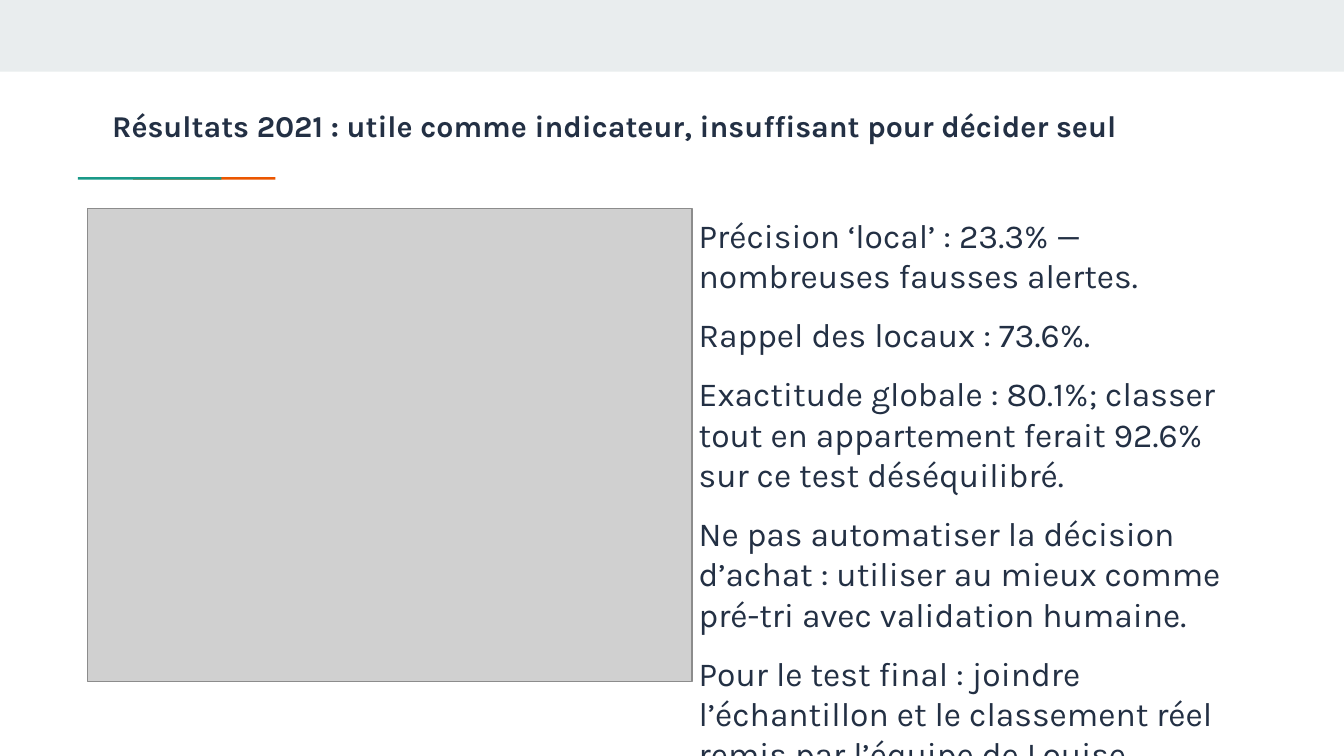
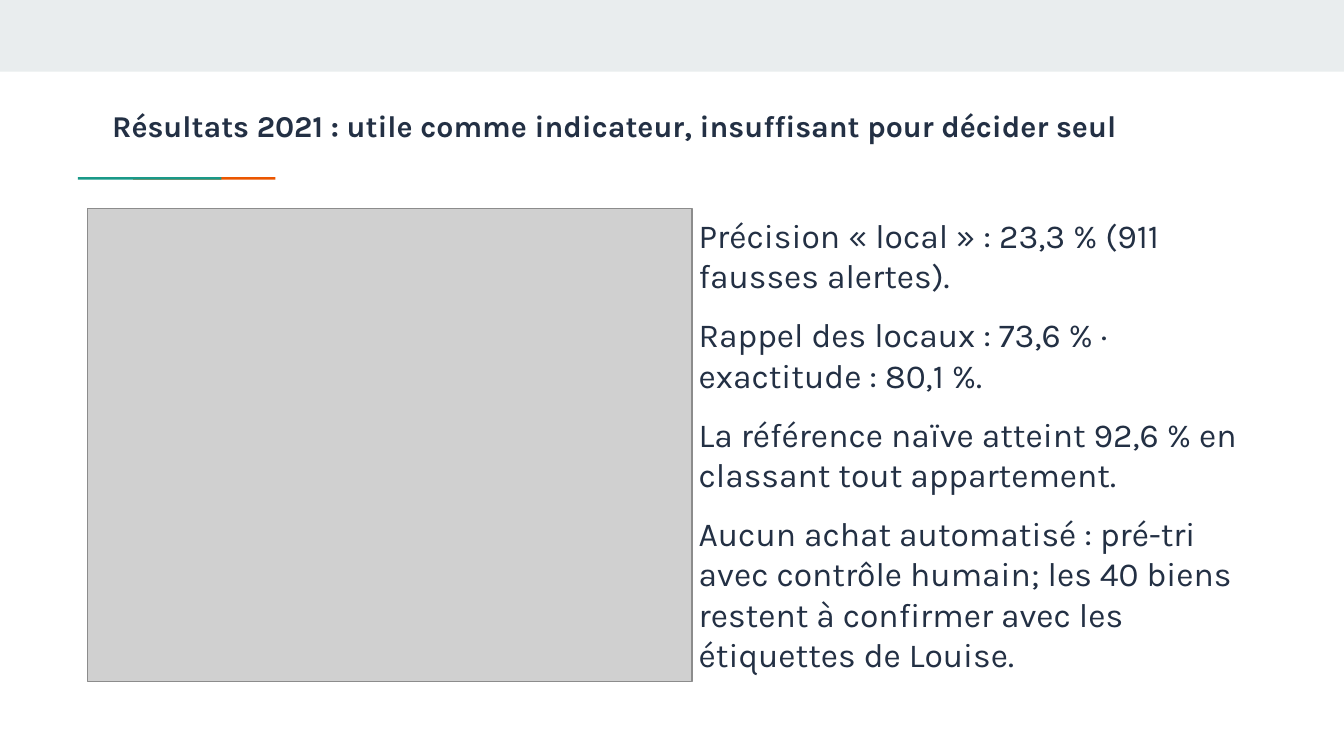
Before and after one commit to steve57000/p8, a slide deck: slide 9 of livrables/Bell_Steve_2_presentation_102026.pptx. Drawn at 1344x756 pixels with LibreOffice and Linux fonts; fonts in the diff are those of the drawing; grey boxes stand for pictures. Boxes give left, top, right and bottom in pixels: in the first picture for what was removed or moved away, otherwise in the second. Text is boxed around its words. In the diff, an @@ line names an element or a change of style, - is before the commit and + after.

```diff
--- a/livrables/Bell_Steve_2_presentation_102026.pptx
+++ b/livrables/Bell_Steve_2_presentation_102026.pptx
@@ text at bbox=[699, 222, 1236, 675]: text changed @@
-Précision ‘local’ : 23.3% — nombreuses fausses alertes.
-Rappel des locaux : 73.6%.
-Exactitude globale : 80.1%; classer tout en appartement ferait 92.6% sur ce test déséquilibré.
-Ne pas automatiser la décision d’achat : utiliser au mieux comme pré-tri avec validation humaine.
-Pour le test final : joindre l’échantillon et le classement réel remis par l’équipe de Louise.
+Précision « local » : 23,3 % (911 fausses alertes).
+Rappel des locaux : 73,6 % · exactitude : 80,1 %.
+La référence naïve atteint 92,6 % en classant tout appartement.
+Aucun achat automatisé : pré-tri avec contrôle humain; les 40 biens restent à confirmer avec les étiquettes de Louise.
```
Also in this commit, not shown: 8 other slides changed, 15 other files.
